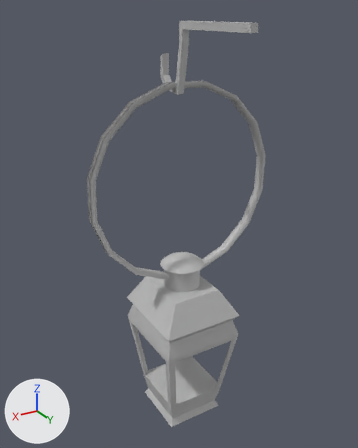
Renders of the FBX model Assets/MotherDuckLEVELS/Team006DemocraticRepublicOfQuack/Meshes/Karim/Lantern_Wall_Hook_001.fbx from each side of a commit.
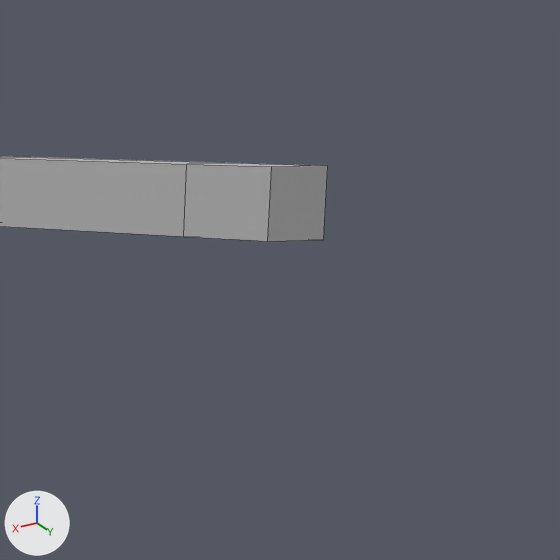
Old and new are each drawn whole from a 50 mm lens placed at (1.918, 2.336, 2.813), pointed at (0.568, 0.085, 1.688) and again close up on the part from 60% to 81% of the width and 0% to 17% of the height. The lights are fixed; the arrows at lower left show +X, +Y and +Z. The close-ups show mesh edges as thin lines. Where no turn or scale is listed for an object, it has been applied to the vertices.

Names of what the first close-up shows: 'Lantern_Wall_Hook_001'.
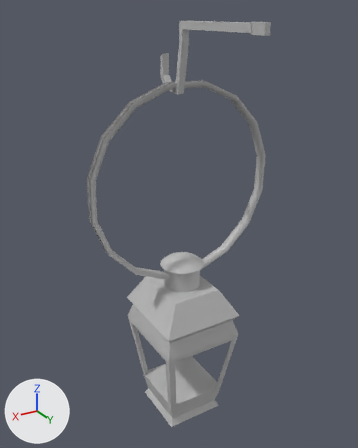
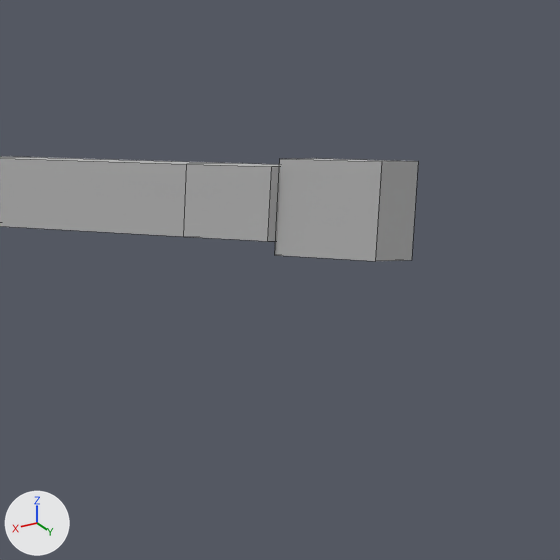
The newer file is also rescaled (x0.384), turned or shifted as a whole; pictures and numbers use the older file's frame.

Location of each change, [x1, y1, x2, y2] in pixels of the close-ups (560 x 560 px):
'Lantern_Wall_Hook_001', reshaped: before [0, 156, 328, 241]; after [0, 156, 418, 261]
part 1 of me_mesh, added: after [275, 158, 418, 261]

Diff of the bpy script that builds the scene:
```diff
--- a/Assets/MotherDuckLEVELS/Team006DemocraticRepublicOfQuack/Meshes/Karim/Lantern_Wall_Hook_001.fbx.py
+++ b/Assets/MotherDuckLEVELS/Team006DemocraticRepublicOfQuack/Meshes/Karim/Lantern_Wall_Hook_001.fbx.py
@@ me_mesh @@
 me_mesh.from_pydata(...)  # 232 vertices, 234 faces; spans x -0.58..0.58, y -0.28..0.61, z -1.21..1.25
 # used by ob_lantern_wall_hook_001; location = (0.484, 0.0, 1.5166)
+# me_mesh part 1: a new loose piece, a box spanning x 0.029..0.054, y 0.614..0.7, z 1.206..1.256, in mat_lambert1 (grey #bcbcbc)
 me_mesh.materials.append(mat_lambert1)
```
